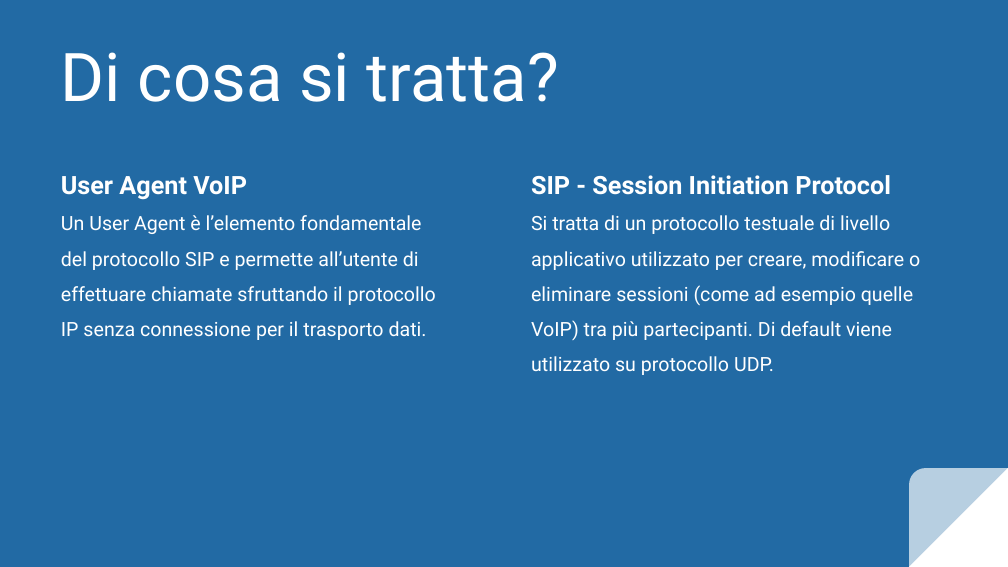
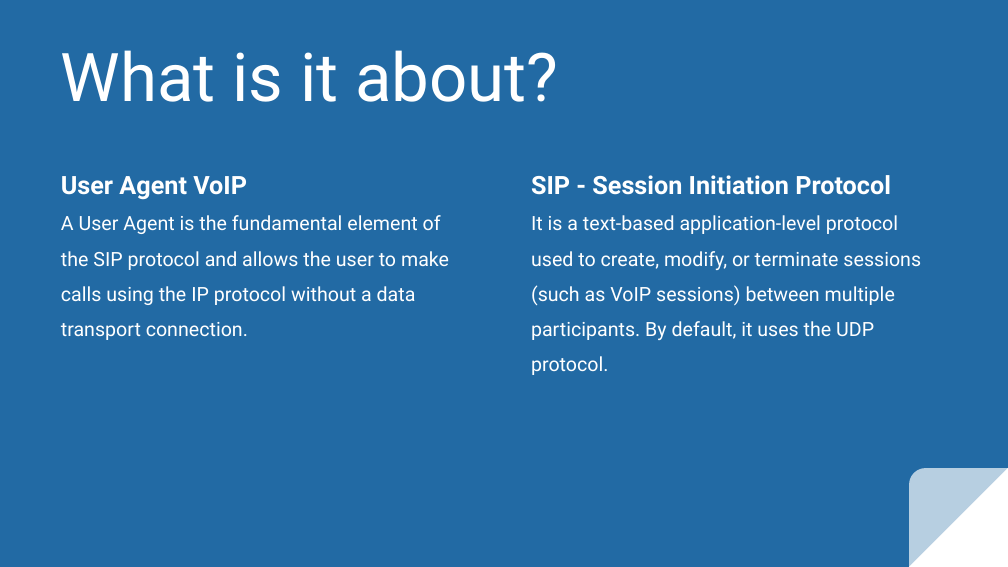
Before and after one commit to silversoft77/VoIP-UserAgent, a slide deck: slide 2 of Documentation/VoIP UserAgent - Presentation.pptx. Drawn at 1008x567 pixels with LibreOffice and Linux fonts; fonts in the diff are those of the drawing. Boxes give left, top, right and bottom in pixels: in the first picture for what was removed or moved away, otherwise in the second. Text is boxed around its words. In the diff, an @@ line names an element or a change of style, - is before the commit and + after.

```diff
--- a/Documentation/VoIP UserAgent - Presentation.pptx
+++ b/Documentation/VoIP UserAgent - Presentation.pptx
@@ title at (61, 50, 558, 102): text changed @@
-Di cosa si tratta?
+What is it about?
@@ subtitle at (61, 215, 449, 340): text changed @@
-Un User Agent è l’elemento fondamentale del protocollo SIP e permette all’utente di effettuare chiamate sfruttando il protocollo IP senza connessione per il trasporto dati.
+A User Agent is the fundamental element of the SIP protocol and allows the user to make calls using the IP protocol without a data transport connection.
@@ text at (531, 215, 921, 375): text changed @@
-Si tratta di un protocollo testuale di livello applicativo utilizzato per creare, modificare o eliminare sessioni (come ad esempio quelle VoIP) tra più partecipanti. Di default viene utilizzato su protocollo UDP.
+It is a text-based application-level protocol used to create, modify, or terminate sessions (such as VoIP sessions) between multiple participants. By default, it uses the UDP protocol.
```
Also in this commit, not shown: 4 other slides changed, 4 slides added, 4 slides removed, 3 other files.
